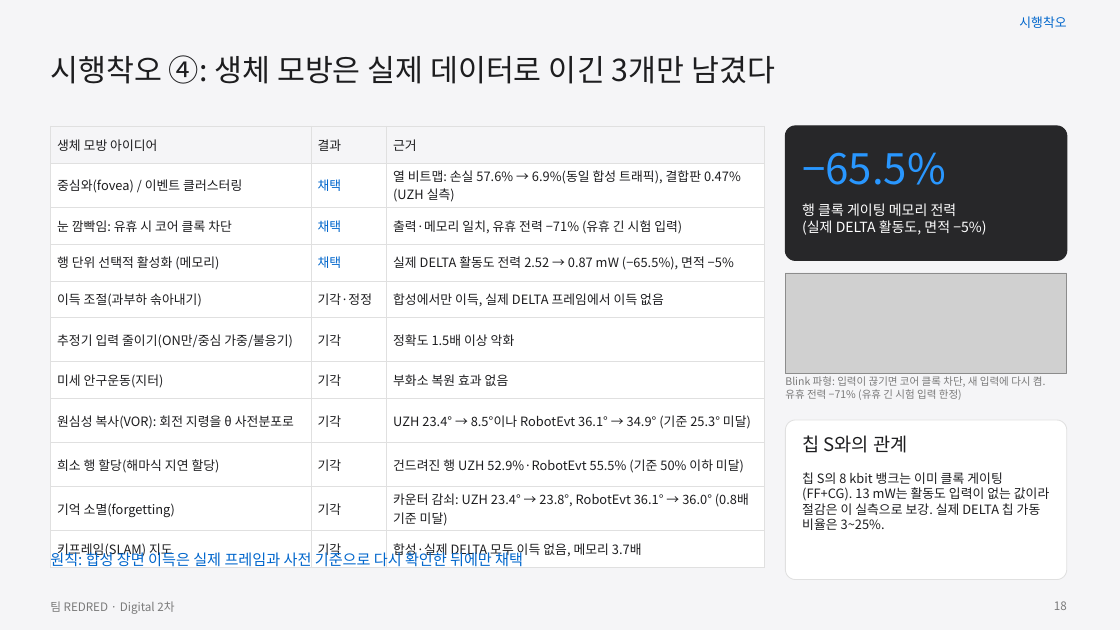
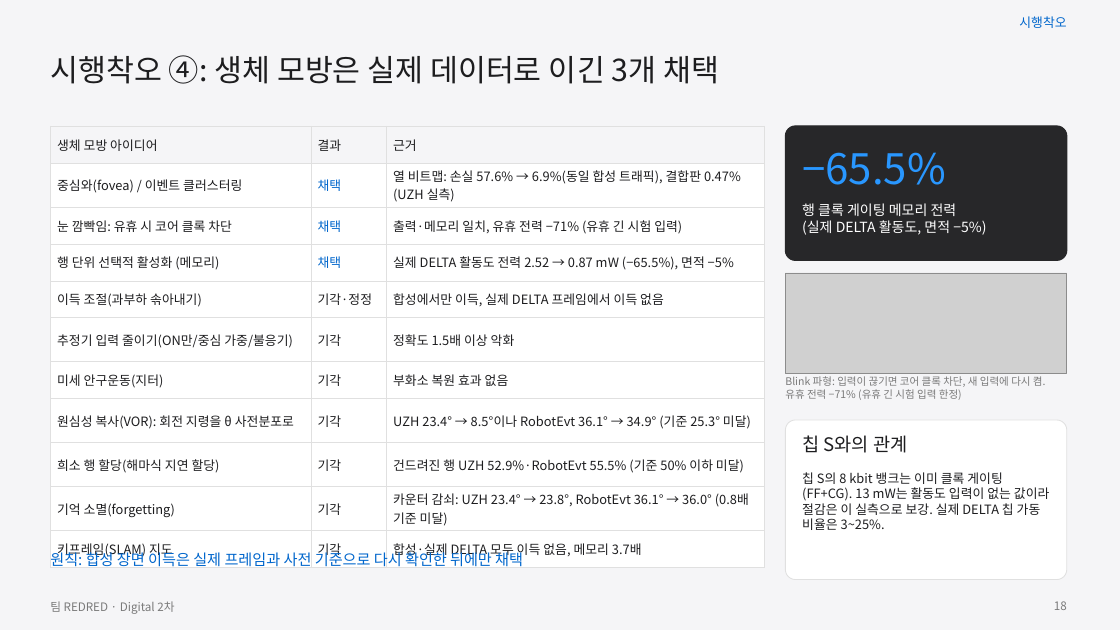
Before and after one commit to GangHeeJo/AI-SEMI, a slide deck: slide 18 of submission/REDRED_2차_발표자료_칩S.pptx. Drawn at 1120x630 pixels with LibreOffice and Linux fonts; fonts in the diff are those of the drawing; grey boxes stand for pictures. Boxes give left, top, right and bottom in pixels: in the first picture for what was removed or moved away, otherwise in the second. Text is boxed around its words. In the diff, an @@ line names an element or a change of style, - is before the commit and + after.

```diff
--- a/submission/REDRED_2차_발표자료_칩S.pptx
+++ b/submission/REDRED_2차_발표자료_칩S.pptx
@@ text at (50,55,720,84): text changed @@
-시행착오 ④: 생체 모방은 실제 데이터로 이긴 3개만 남겼다
+시행착오 ④: 생체 모방은 실제 데이터로 이긴 3개 채택
```
Also in this commit, not shown: 17 other slides changed, 4 other files.
